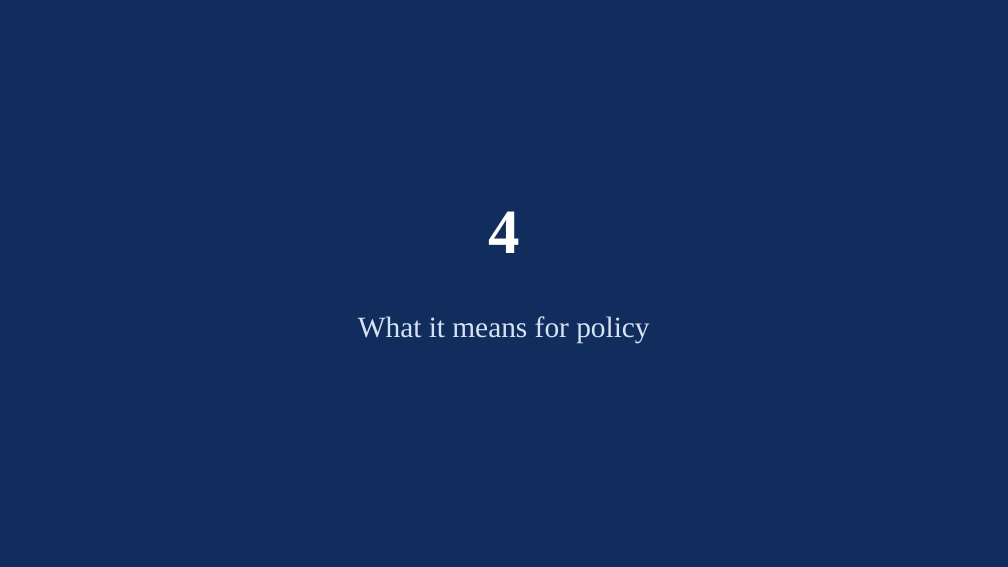
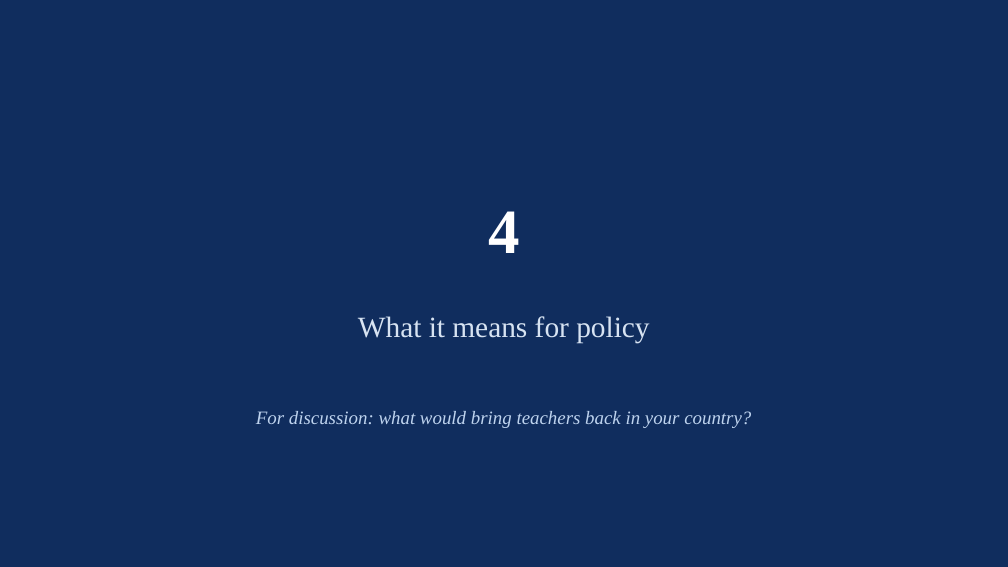
Before and after one commit to jedr1-ship-it/Alternative-Pathways----Quant, a slide deck: slide 17 of report/data_cluster/Proyect_US_policy.pptx (slide 16 before the commit). Drawn at 1008x567 pixels with LibreOffice and Linux fonts; fonts in the diff are those of the drawing. Boxes give left, top, right and bottom in pixels: in the first picture for what was removed or moved away, otherwise in the second. Text is boxed around its words. In the diff, an @@ line names an element or a change of style, - is before the commit and + after.

```diff
--- a/report/data_cluster/Proyect_US_policy.pptx
+++ b/report/data_cluster/Proyect_US_policy.pptx
@@ text added at [256, 411, 751, 428], 18 pt, text #BED3EE, italic @@
+For discussion: what would bring teachers back in your country?
```
Also in this commit, not shown: 14 other slides changed, 1 slide added, 1 other file.
